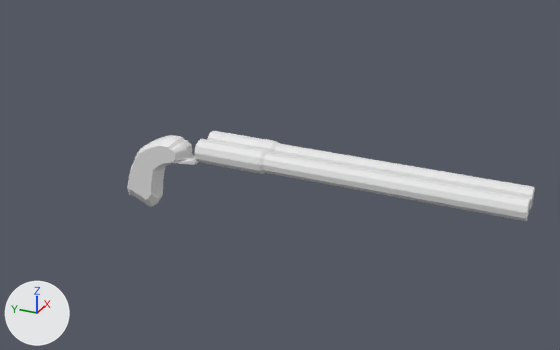
An edit to the FBX model Assets/Meshes/Resources/mesh_DoubleBarrelShotgun.fbx, drawn before and after from the same camera.
Camera for both pictures: a camera (50 mm lens) standing at (-1.524, -0.972, 0.721) and looking at (0.051, -0.263, -0.066). Arrows for +X, +Y and +Z are at lower left; the lights stay in place. Where no turn or scale is listed for an object, it has been applied to the vertices.

The scene before the commit, as lines of its bpy script (objects in view):
```python
me_cube_001 = bpy.data.meshes.new('Cube.001')
me_cube_001.from_pydata(...)  # 116 vertices, 97 faces; spans x -0.029..0.029, y -0.062..0.147, z -0.194..0.008
me_cylinder_001 = bpy.data.meshes.new('Cylinder.001')
me_cylinder_001.from_pydata(...)  # 176 vertices, 176 faces; spans x -0.028..0.087, y -0.854..-0.088, z -0.029..0.027
ob_barrels = bpy.data.objects.new('Barrels', me_cylinder_001)
ob_barrels.location = (-0.028, 0.0, 0.0)
ob_handle = bpy.data.objects.new('Handle', me_cube_001)
ob_handle.location = (0.0, 0.0, 0.0)
```
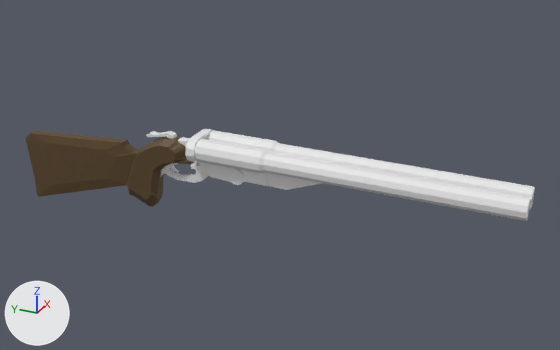
Commit message: double barrel shotgun adjusted overlay fov

Changed parts and their boxes [x1, y1, x2, y2] in the pictures (560 x 350 px):
'Barrels', moved: before [194, 131, 535, 221]; after [194, 130, 535, 221]
'Handle', reshaped (135% wider, 7% taller): before [127, 135, 198, 206]; after [26, 130, 194, 206]
'support', added: after [241, 170, 322, 190]
'Reciever', added: after [191, 162, 234, 182]
'TriggerGaurd', added: after [160, 163, 209, 183]
'Reciever.001', added: after [185, 129, 213, 163]
'_BarrelPivot', added: after [228, 169, 244, 185]
'Lever', added: after [146, 131, 177, 139]
'Reciever.002', added: after [178, 137, 200, 163]
part 1 of me_cube_001, built on: before [127, 149, 141, 195]; after [26, 130, 141, 197]
part 2 of me_cube_001, recoloured (grey to brown): [128, 136, 194, 206] in both

What the commit changed:
Material 'Material.001' (mat_material_001) is new.
Its base color is (0.102, 0.0584, 0.0204) (brown #5a4427).
Its roughness is 0.592.
me_cube_001 is used by ob_handle; location (0.0, 0.0, 0.0).
me_cube_001 had 116 vertices, 97 faces and spanned x -0.029..0.029, y -0.062..0.147, z -0.194..0.008.
me_cube_001 now has 166 vertices, 136 faces and spans x -0.029..0.029, y -0.062..0.469, z -0.24..0.008.
Part 1, on me_cube_001:
2 vertices are removed from x -0.012..0.012, y 0.147, z -0.153.
10 faces are deleted.
40 vertices are added at x -0.017..0.017, y 0.107..0.469, z -0.24..-0.027.
12 new vertices lie (0.024, 0.0, 0.0) away from vertices in x -0.012, y 0.107..0.469, z -0.24..-0.027.
49 new faces join them.
me_cube_001 part 2: 87 faces spanning x -0.029..0.029, y -0.062..0.142, z -0.194..0.008 switch from no material to mat_material_001 (brown #5a4427).
me_cylinder_001 has 176 vertices, 176 faces and spans x -0.028..0.087, y -0.854..-0.088, z -0.029..0.027.
me_cylinder_001 is used by ob_barrels; location (-0.028, 0.0, 0.0).
me_cylinder_001 part 3: the whole mesh is moved by (-0.03, 0.184, 0.054).
Mesh me_cube_006 is new.
It has 34 vertices, 3 faces and spans x -0.0119..0.0119, y -0.0857..-0.0147, z -0.0433..0.0074.
Mesh me_cube_007 is new.
It has 56 vertices, 45 faces and spans x -0.028..0.028, y -0.23..0.0, z -0.008..0.06.
Mesh me_cylinder is new.
It is an 11-sided cylinder along x spanning x -0.0298..0.0298, y -0.0199..0.0207, z -0.0205..0.0205.
Mesh me_cube_005 is new.
It has 56 vertices, 44 faces and spans x -0.0598..0.0598, y -0.0882..-0.0427, z -0.0299..0.0299.
Mesh me_cube_010 is new.
It has 20 vertices, 12 faces and spans x -0.009..0.009, y -0.004..0.0777, z -0.0058..0.0202.
Mesh me_cube_002 is new.
It has 54 vertices, 31 faces and spans x -0.0052..0.0052, y -0.0978..0.0504, z -0.1107..-0.0478.
Mesh me_cube_004 is new.
It has 26 vertices, 15 faces and spans x -0.0293..0.0293, y -0.1851..-0.0604, z -0.0682..-0.0288.
Object 'Barrels' (ob_barrels) moves from (-0.028, 0.0, 0.0) to (0.0, -0.184, -0.053).
Object 'Reciever.002' (ob_reciever_002) is new; it shows me_cube_006.
Its location is (0.0, 0.0, 0.0).
Object 'support' (ob_support) is new; it shows me_cube_007.
Its location is (0.0, -0.184, -0.053).
Object '_BarrelPivot' (ob_barrelpivot) is new; it shows me_cylinder.
Its location is (0.0, -0.184, -0.053).
Object 'Reciever.001' (ob_reciever_001) is new; it shows me_cube_005.
Its location is (0.0, 0.0, 0.0).
Object 'Lever' (ob_lever) is new; it shows me_cube_010.
Its location is (0.0, 0.0, 0.0).
Object 'TriggerGaurd' (ob_triggergaurd) is new; it shows me_cube_002.
Its location is (0.0, 0.0, 0.0).
Object 'Reciever' (ob_reciever) is new; it shows me_cube_004.
Its location is (0.0, 0.0, 0.0).
